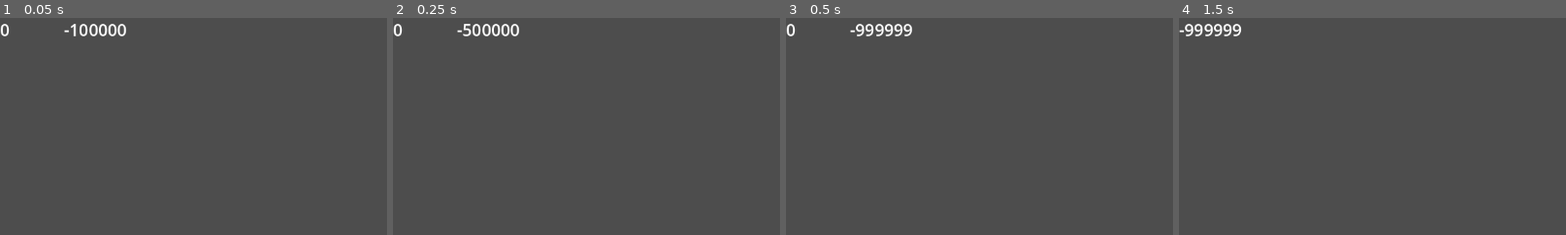
Above: before the commit, frames 1-4 (left to right).
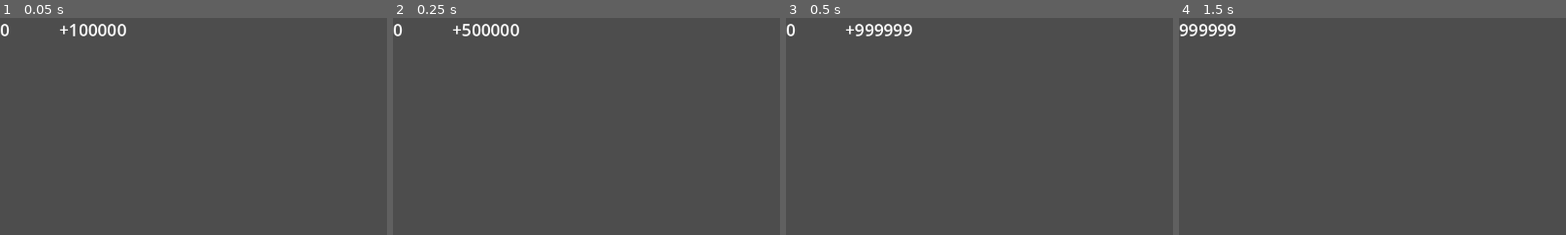
Above: after the commit, the same moments.

Repository: poga/dark-sea
Game: Godot game, scene res://scenes/components/NumberLabel/NumberLabel.tscn
The game is run twice, just before and just after one commit, with the same random seed, the same clock (stepped at 60 frames per second) and the same inputs. The project has no main scene, so this scene is started directly.
Inputs:
- Up to frame 1 (0.05 s): no input
- Up to frame 2 (0.25 s): no input
- Up to frame 3 (0.5 s): no input
- Up to frame 4 (1.5 s): no input
The pictures show only the part of the screen within x 0-50%, y 0-50%; the shares and areas given below are measured in that part.

The runs differ from the first frame. In frame 1, 0.3% of the frame differs, in the area x 15-31%, y 2-9%; in frame 2, 0.3%; in frame 3, 0.3%; in frame 4, 0.7%, in the area x 0-17%, y 2-9%.

Commit message:
add tween to delta label

Diff:
--- a/scenes/components/NumberLabel/NumberLabel.tscn
+++ b/scenes/components/NumberLabel/NumberLabel.tscn
@@ -13,8 +13,8 @@
 text = "12345"
 
 [node name="DeltaLabel" type="Label" parent="."]
-offset_left = 95.0
-offset_right = 141.0
-offset_bottom = 23.0
+offset_left = 88.0
+offset_right = 134.0
+offset_bottom = 35.0
 theme = ExtResource("2_caako")
 text = "+94"
--- a/scenes/components/NumberLabel/number_label.gd
+++ b/scenes/components/NumberLabel/number_label.gd
@@ -17,7 +17,7 @@
 func _ready():
 	update_label()
 
-	add(-999999)
+	add(999999)
 
 func _process(delta):
 	if not _is_animating or _pending_change == 0:
@@ -45,6 +45,7 @@
 
 	if _pending_change == 0:
 		delta_value_update_finished.emit(value)
+		_tween_delta_label_fade_out()
 		await get_tree().create_timer(0.5).timeout
 		value += _accumulated_change
 		update_label()
@@ -55,6 +56,17 @@
 		_accumulated_change = 0
 		_is_animating = false
 		_time_since_last_update = 0.0
+
+func _tween_delta_label_fade_out():
+	var original_position = $DeltaLabel.position
+	var tween = create_tween()
+	tween.set_parallel(true)
+	tween.set_trans(Tween.TRANS_QUAD)
+	tween.tween_property($DeltaLabel, "modulate:a", 0.0, 0.5)
+	tween.tween_property($DeltaLabel, "position:x", original_position.x - 20, 0.5)
+	await tween.finished
+	$DeltaLabel.position = original_position
+	$DeltaLabel.modulate.a = 1.0
 
 func _tween_value_label_color():
 	var tween = create_tween()
